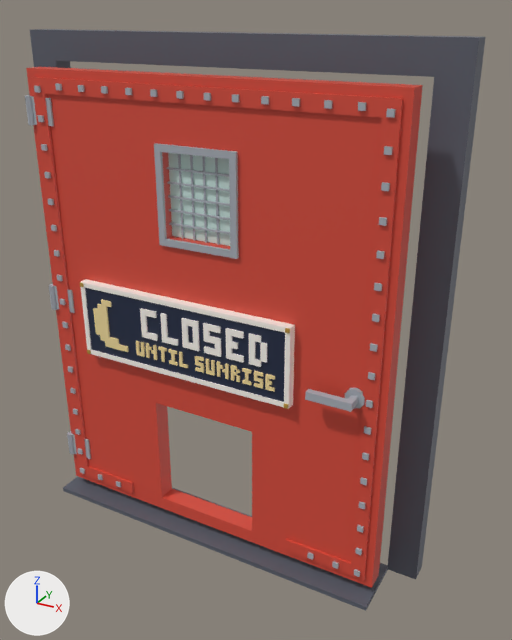
What one commit did to the FBX model assets/cat-cafe/exports/CatCafe_Door_FireEscape_Back.fbx.
Before and after are seen from a 50 mm lens placed at (0.054, -0.0828, 0.0825), pointed at (0.006, 0.0044, 0.0389). Arrows for +X, +Y and +Z are at lower left; the lights stay in place. The first picture is the older version. Where no turn or scale is listed for an object, it has been applied to the vertices.

Objects in the first picture: 'CatCafe_Door_FireEscape_Back', 'CatCafe_Door_FireEscape_Back_Leaf', 'CatCafe_Door_FireEscape_Back_Leaf_Glass', 'CatCafe_Door_FireEscape_Back_Sign', 'CatCafe_Door_FireEscape_Back_Sign_Bulb'.
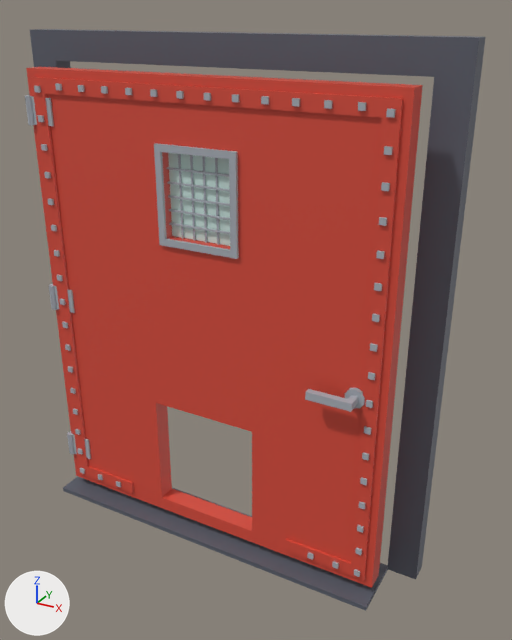
Diff of the bpy script that builds the scene:
```diff
--- a/assets/cat-cafe/exports/CatCafe_Door_FireEscape_Back.fbx.py
+++ b/assets/cat-cafe/exports/CatCafe_Door_FireEscape_Back.fbx.py
@@ ob_catcafe_door_fireescape_back_sign @@
-ob_catcafe_door_fireescape_back_sign = bpy.data.objects.new('CatCafe_Door_FireEscape_Back_Sign', me_catcafe_door_fireescape_back_sign)
-ob_catcafe_door_fireescape_back_sign.location = (-0.0288, -0.0022, 0.0)
@@ ob_catcafe_door_fireescape_back_sign_bulb @@
-ob_catcafe_door_fireescape_back_sign_bulb = bpy.data.objects.new('CatCafe_Door_FireEscape_Back_Sign_Bulb', me_catcafe_door_fireescape_back_sign_bulb)
-ob_catcafe_door_fireescape_back_sign_bulb.location = (-0.0288, -0.0022, 0.0)
```

Boxes (x1, y1, x2, y2) around the edits, measured in the pictures (512 x 640 px):
'CatCafe_Door_FireEscape_Back_Sign', deleted: before (80, 279, 295, 409)
'CatCafe_Door_FireEscape_Back_Sign_Bulb', deleted: before (93, 299, 275, 392)
